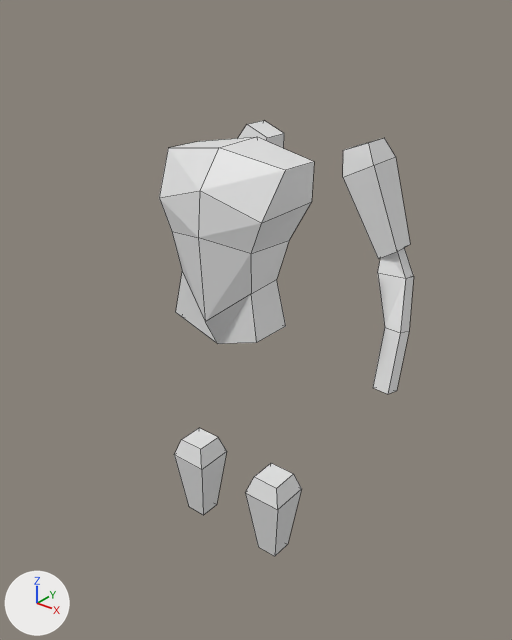
Before and after pictures for a commit that changed the Blender file body1.blend.
One viewpoint serves both versions: a camera (50 mm lens) standing at (1.366, -1.589, 2.041) and looking at (-0.02, 0.143, 0.967). Lighting does not change. The marker at lower left points along +X, +Y and +Z. Mesh edges are drawn as thin lines.
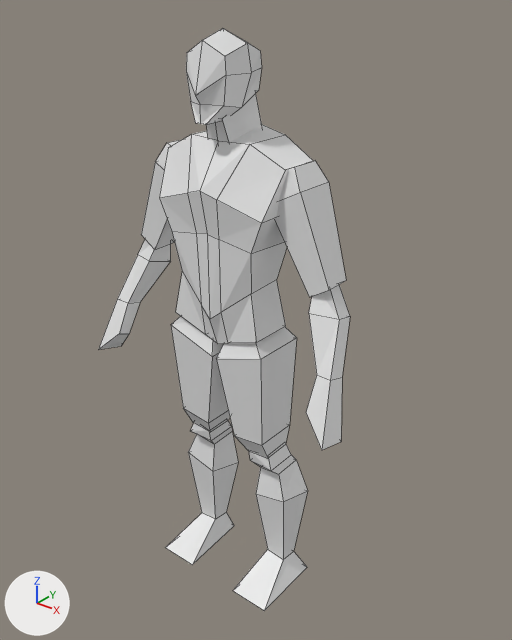
What the commit changed:
me_cube_001 is used by ob_cube; location (0.0, 0.0, 1.002).
Verts and faces of me_cube_001; kept vertices keep their numbers, new ones are numbered from 60.
me_cube_001 had 60 vertices, 48 faces and spanned x 0.0..0.465, y -0.151..0.493, z -0.84..0.598.
me_cube_001 now has 132 vertices, 113 faces and spans x 0.0..0.481, y -0.185..0.151, z 0.008..1.913.
me_cube_001 part 1: the loose piece of 12 vertices spanning x 0.154..0.381, y 0.352..0.493, z 0.206..0.571 is moved by (0.0, -0.393, 1.002).
me_cube_001 part 2: the loose piece of 20 vertices spanning x 0.0..0.224, y -0.151..0.162, z -0.035..0.598 is rebuilt with 26 vertices and now spans x 0.091..0.249, y -0.146..0.136, z 0.008..0.581.
me_cube_001 part 3: a new loose piece of 30 vertices spanning x 0.0..0.224, y -0.138..0.151, z 0.967..1.648.
me_cube_001 part 4: a new loose piece of 24 vertices spanning x 0.0..0.078, y -0.144..0.086, z 1.674..1.913.
me_cube_001 part 5: a new loose piece of 16 vertices spanning x 0.313..0.481, y -0.185..0.049, z 0.805..1.258.
me_cube_001 part 6: a new loose piece of 16 vertices spanning x 0.009..0.192, y -0.098..0.089, z 0.567..1.085.
me_cube_001 part 7: the loose piece of 16 vertices spanning x 0.313..0.465, y 0.223..0.442, z -0.21..0.256 is deleted.
me_cube_001 part 8: the loose piece of 12 vertices spanning x 0.104..0.245, y -0.071..0.071, z -0.84..-0.52 is deleted.
Part 9, on me_cube_001:
New vertex 60 is at (0.0, -0.068, 1.683).
New vertex 61 is at (0.0, -0.054, 1.592).
New vertex 62 is at (0.0, 0.093, 1.604).
New vertex 63 is at (0.0, 0.056, 1.755).
New vertex 64 is at (0.044, -0.047, 1.594).
New vertex 65 is at (0.032, -0.071, 1.683), pixel (222, 118).
New vertex 66 is at (0.051, 0.096, 1.604).
New vertex 67 is at (0.045, 0.055, 1.757).
New faces: (60, 63, 62, 61), (62, 63, 67, 66), (64, 66, 67, 65), (60, 61, 64, 65), (61, 62, 66, 64), (60, 65, 67, 63).
Object 'Cube' (ob_cube) moves from (0.0, 0.0, 1.002) to (0.0, 0.0, 0.0).

Where the change shows, as pixel boxes (x1, y1, x2, y2) in the pictures (512 x 640 px; the box of a moved part takes in the faces that stretch with it):
'Cube', reshaped, moved (34% taller)
    before: (159, 121, 414, 556)
    after: (98, 28, 350, 611)
part 1 of me_cube_001, moved or reshaped
    before: (238, 121, 410, 259)
    after: (141, 139, 346, 297)
part 2 of me_cube_001, rebuilt
    before: (159, 137, 314, 344)
    after: (165, 420, 308, 611)
part 3 of me_cube_001, added
    after: (159, 125, 313, 344)
part 4 of me_cube_001, added
    after: (186, 28, 262, 125)
part 5 of me_cube_001, added
    after: (98, 239, 350, 450)
part 6 of me_cube_001, added
    after: (171, 316, 297, 458)
part 7 of me_cube_001, deleted
    before: (373, 248, 414, 394)
part 8 of me_cube_001, deleted
    before: (174, 428, 302, 556)
part 9 of me_cube_001, added
    after: (206, 93, 262, 143)
